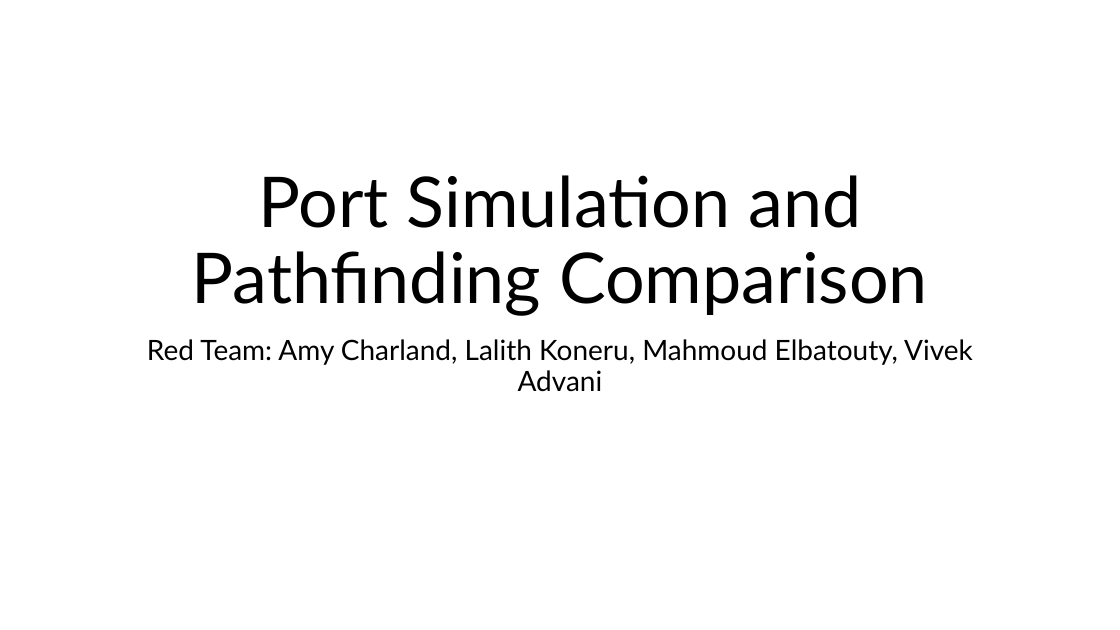
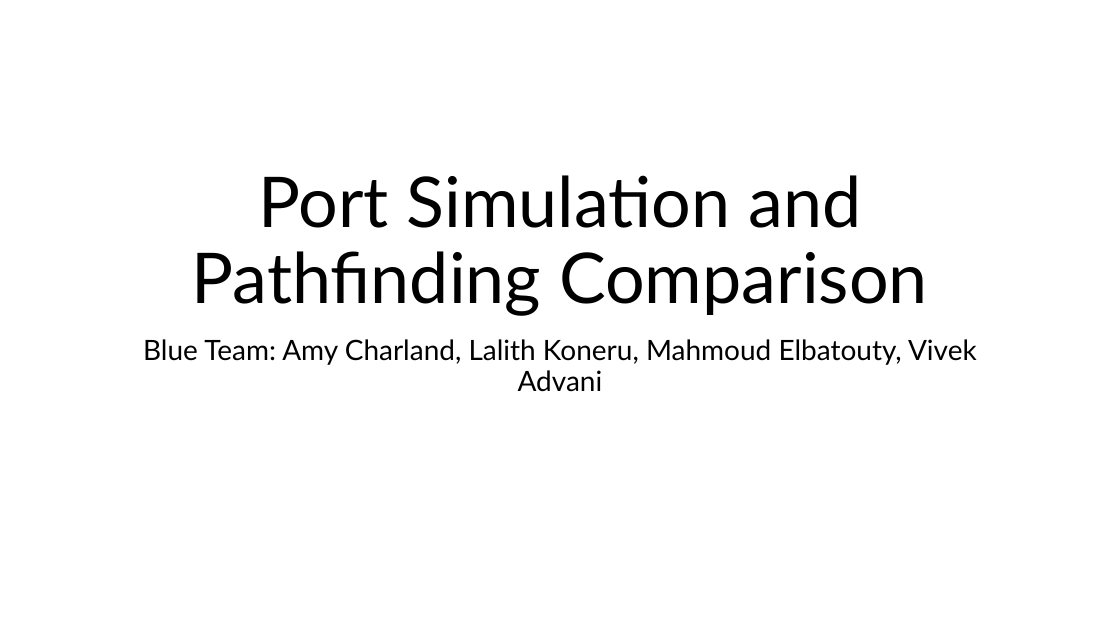
Before and after one commit to acharland1/CIS5930_CourseProject, a slide deck: slide 1 of Port Simulation and Pathfinding Comparison.pptx. Drawn at 1120x630 pixels with LibreOffice and Linux fonts; fonts in the diff are those of the drawing. Boxes give left, top, right and bottom in pixels: in the first picture for what was removed or moved away, otherwise in the second. Text is boxed around its words. In the diff, an @@ line names an element or a change of style, - is before the commit and + after.

```diff
--- a/Port Simulation and Pathfinding Comparison.pptx
+++ b/Port Simulation and Pathfinding Comparison.pptx
@@ subtitle at [143, 339, 977, 392]: text changed @@
-Red Team: Amy Charland, Lalith Koneru, Mahmoud Elbatouty, Vivek Advani
+Blue Team: Amy Charland, Lalith Koneru, Mahmoud Elbatouty, Vivek Advani
```
